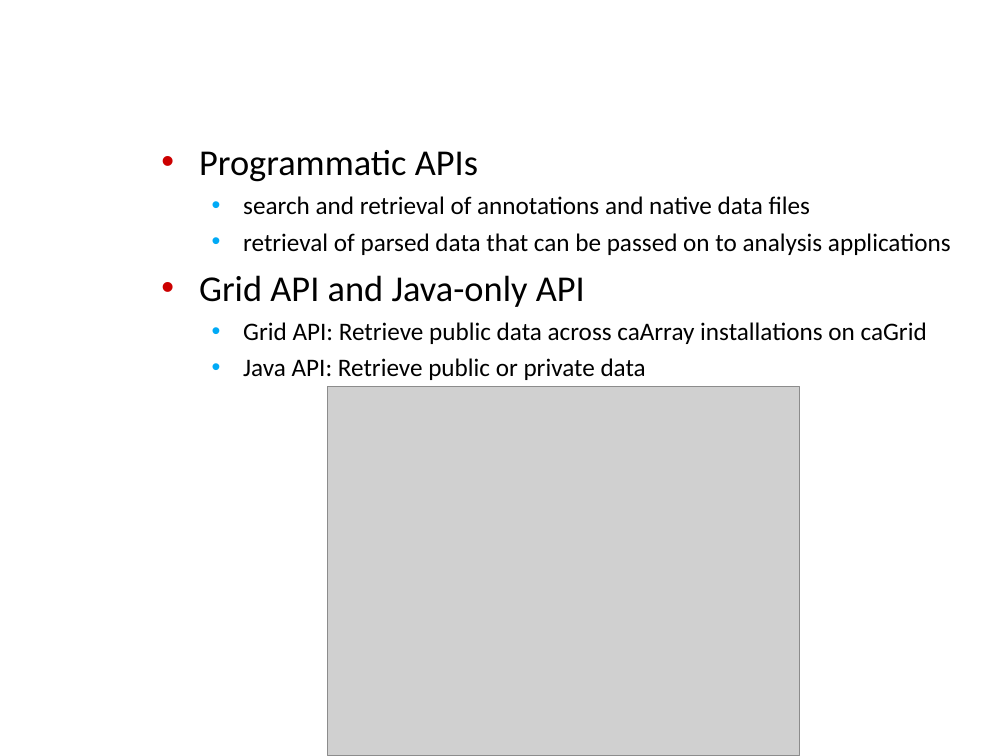
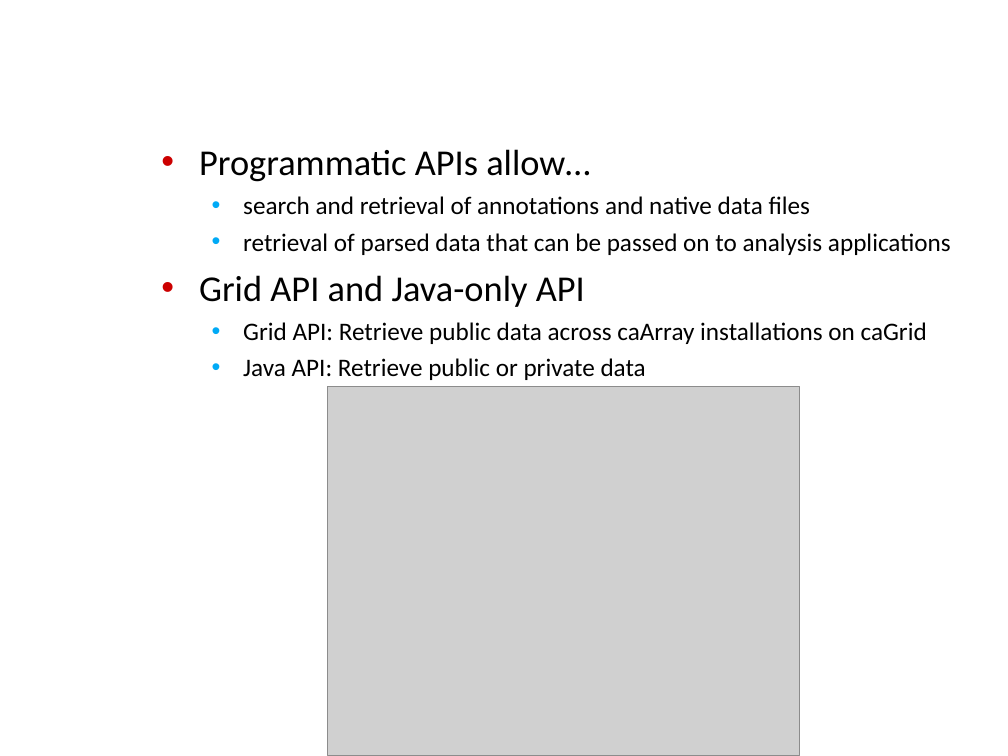
Before and after one commit to NCIP/caarray-docs, a slide deck: slide 6 of project_management/open_meetings/ICR_WS_Meeting_2010_08_11.ppt. Drawn at 1008x756 pixels with LibreOffice and Linux fonts; fonts in the diff are those of the drawing; grey boxes stand for pictures; background and template pictures are left out. Boxes give left, top, right and bottom in pixels: in the first picture for what was removed or moved away, otherwise in the second. Text is boxed around its words. In the diff, an @@ line names an element or a change of style, - is before the commit and + after.

```diff
--- a/project_management/open_meetings/ICR_WS_Meeting_2010_08_11.ppt
+++ b/project_management/open_meetings/ICR_WS_Meeting_2010_08_11.ppt
@@ text at <box>199,149,590,182</box>: text changed @@
-• Programmatic APIs
+• Programmatic APIs allow…
```
Also in this commit, not shown: 5 other slides changed, 1 slide added.
